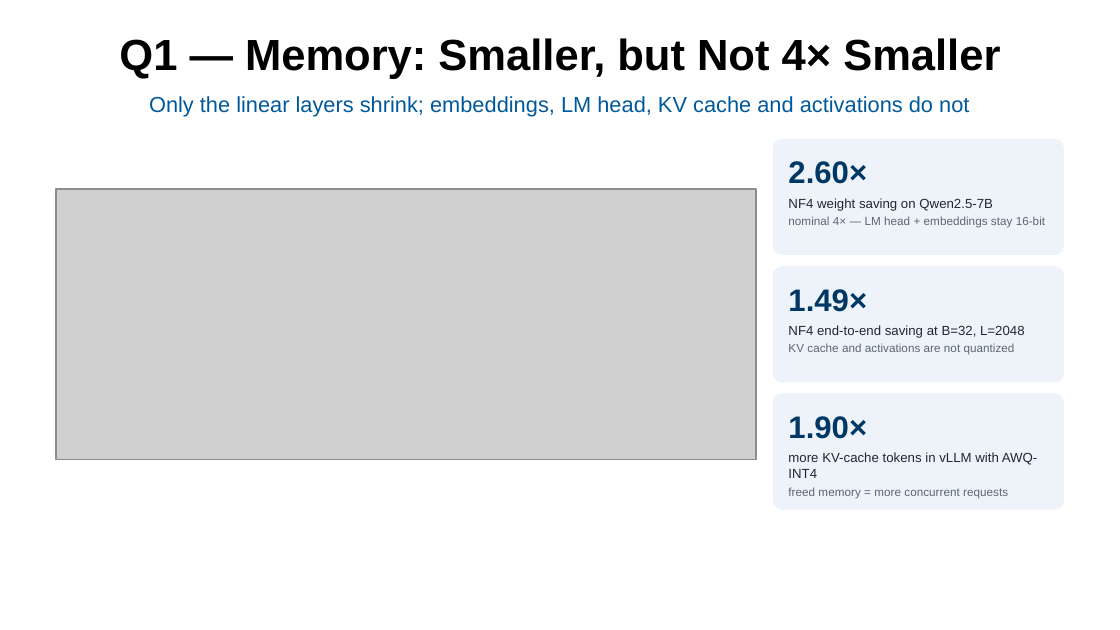
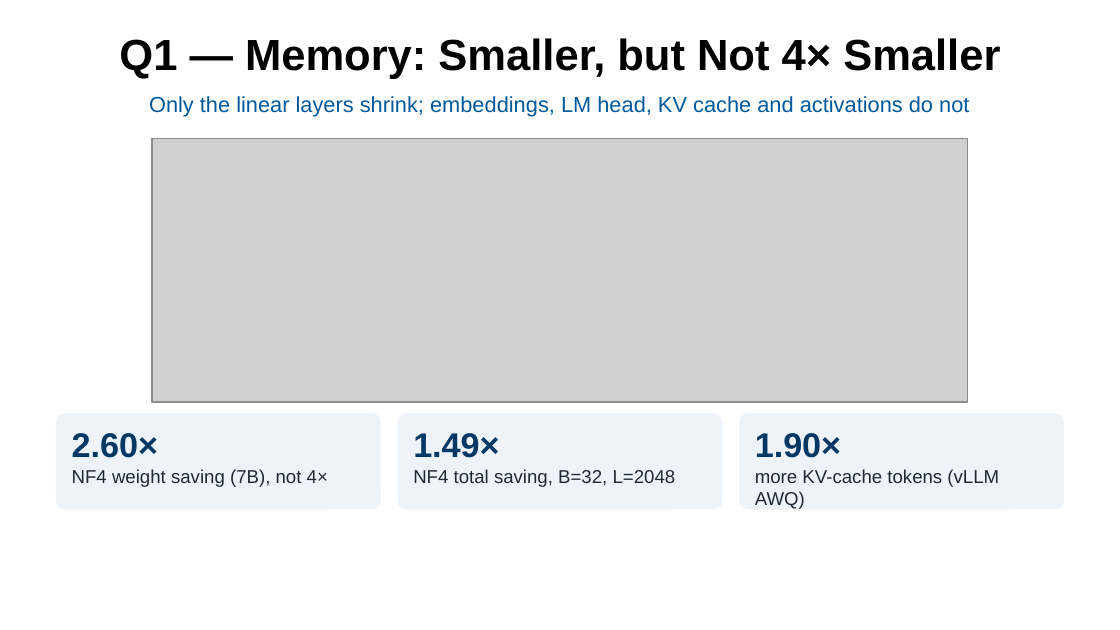
Before and after one commit to zz9tf/6359-SYS-ARCHITECT-course-work, a slide deck: slide 3 of final_project/slides/final_presentation.pptx. Drawn at 1120x630 pixels with LibreOffice and Linux fonts; fonts in the diff are those of the drawing; grey boxes stand for pictures; background and template pictures are left out. Boxes give left, top, right and bottom in pixels: in the first picture for what was removed or moved away, otherwise in the second. Text is boxed around its words. In the diff, an @@ line names an element or a change of style, - is before the commit and + after.

```diff
--- a/final_project/slides/final_presentation.pptx
+++ b/final_project/slides/final_presentation.pptx
@@ picture: place and size @@
-picture at (56,189,756,459)
+picture at (152,139,969,402)
@@ rounded rectangle: place and size @@
-rounded rectangle at (773,139,1064,255)
+rounded rectangle at (56,413,381,510)
@@ proportions changed in 3 elements at (739,413,1064,510), (56,413,381,510), (398,413,722,510) @@
@@ rounded rectangle: place and size @@
-rounded rectangle at (773,267,1064,383)
+rounded rectangle at (398,413,722,510)
@@ rounded rectangle: place and size @@
-rounded rectangle at (773,393,1064,510)
+rounded rectangle at (739,413,1064,510)
@@ text "2.60×": place and size @@
-text "2.60×" at (788,161,867,184)
+text "2.60×" at (72,433,158,458)
@@ size 20 to 22 pt in 3 elements at (755,433,841,458), (72,433,158,458), (413,433,499,458) @@
@@ text "1.49×": place and size @@
-text "1.49×" at (788,289,867,312)
+text "1.49×" at (413,433,499,458)
@@ text "1.90×": place and size @@
-text "1.90×" at (788,416,867,439)
+text "1.90×" at (755,433,841,458)
@@ text at (72,469,328,487): text changed; size 7.5 to 12 pt; text colour #5B6770 to #1F2933 @@
-NF4 weight saving on Qwen2.5-7B
-nominal 4× — LM head + embeddings stay 16-bit
+NF4 weight saving (7B), not 4×
@@ text at (413,469,676,487): text changed; size 7.5 to 12 pt; text colour #5B6770 to #1F2933 @@
-NF4 end-to-end saving at B=32, L=2048
-KV cache and activations are not quantized
+NF4 total saving, B=32, L=2048
@@ text at (755,469,999,509): text changed; size 8.5 to 12 pt @@
-more KV-cache tokens in vLLM with AWQ-INT4
-freed memory = more concurrent requests
+more KV-cache tokens (vLLM AWQ)
```
Also in this commit, not shown: 10 other slides changed, 30 other files.
